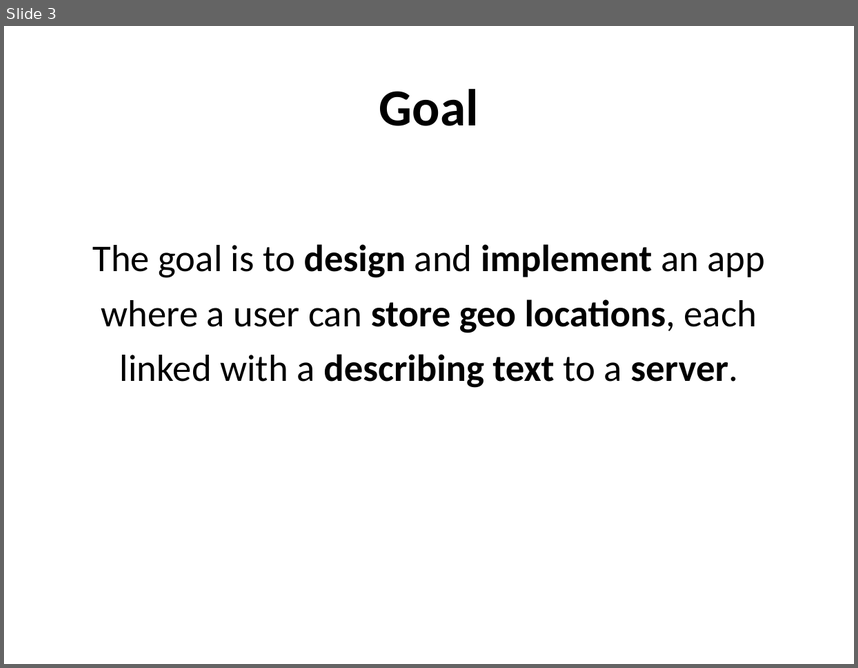
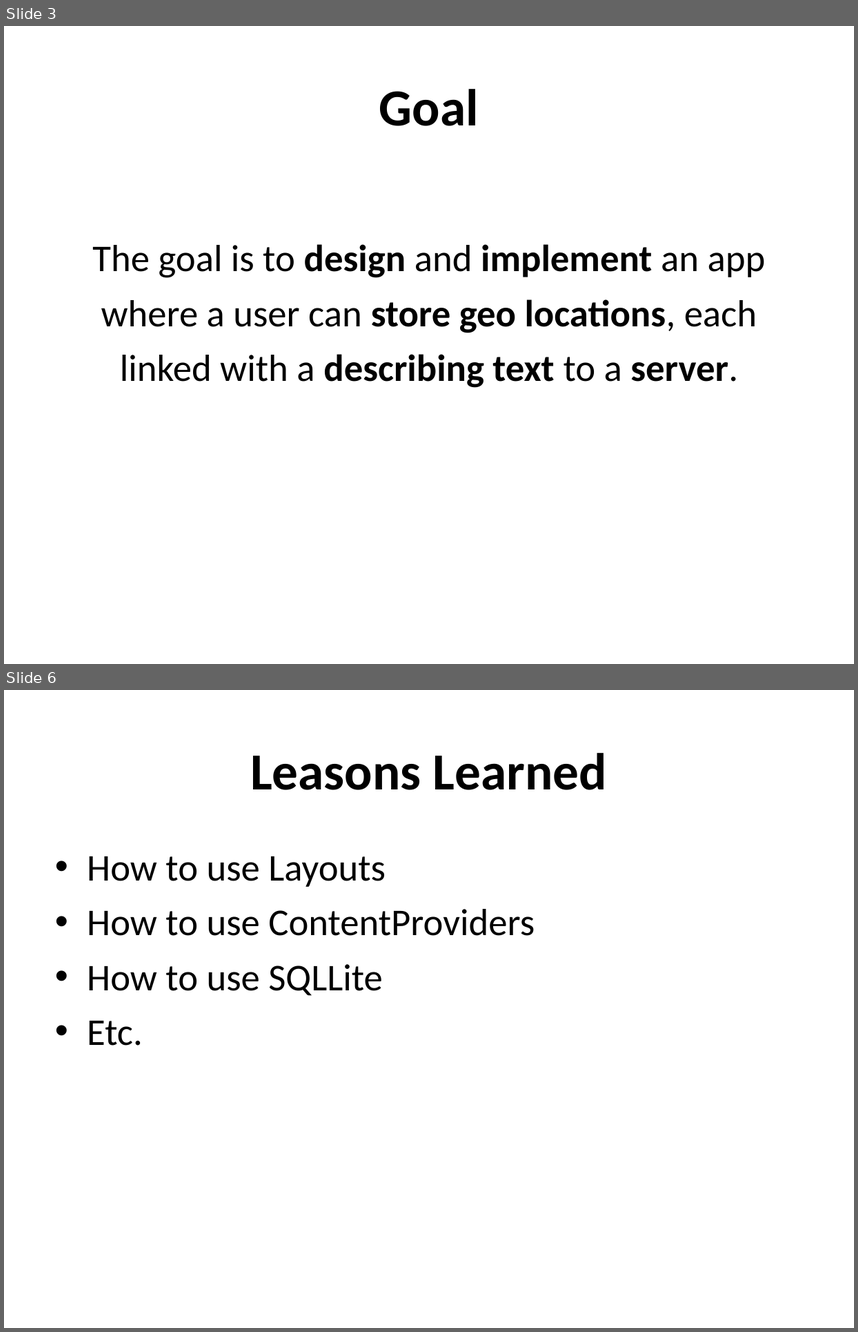
Before and after one commit to kochergan/travel-diary, a slide deck: presentation/travel-diary.odp. Shown one above the other, each under a label of ours: slide 3 before the commit, slides 3 and 6 after it; the slides between them are not shown. The pictures are 858x668 and 858x1332 pixels, drawn with LibreOffice and Linux fonts; fonts in the diff are those of the drawing. Boxes give left, top, right and bottom in pixels: in the first picture for what was removed or moved away, otherwise in the second. Text is boxed around its words. In the diff, an @@ line names an element or a change of style, - is before the commit and + after.

Commit message:
Added screenshots and leasons learned

```diff
--- a/presentation/travel-diary.odp
+++ b/presentation/travel-diary.odp
@@ slide 6 added at (x1=4, y1=690, x2=854, y2=1328), background #FFFFFF @@
@@ title added at (x1=250, y1=753, x2=607, y2=790), 44 pt, text #000000, bold @@
+Leasons Learned
@@ text added at (x1=87, y1=856, x2=535, y2=1045), 32 pt, text #000000 @@
+• How to use Layouts
+• How to use ContentProviders
+• How to use SQLLite
+• Etc.
```
Also in this commit, not shown: 1 slide changed, 1 other slide added, 2 slides removed.
